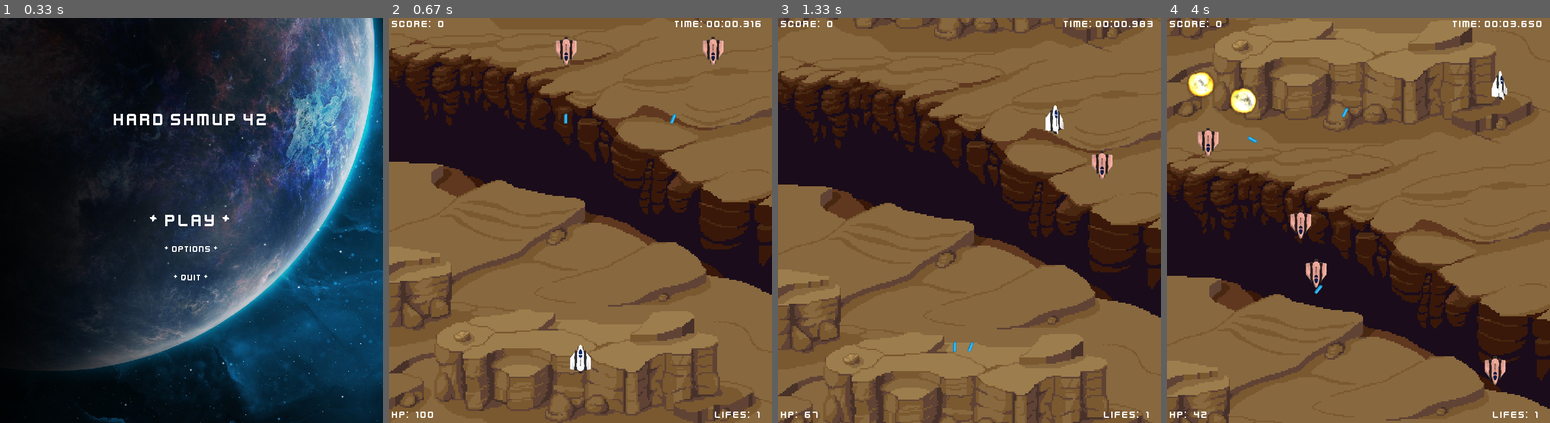
Above: before the commit, frames 1-4 (left to right).
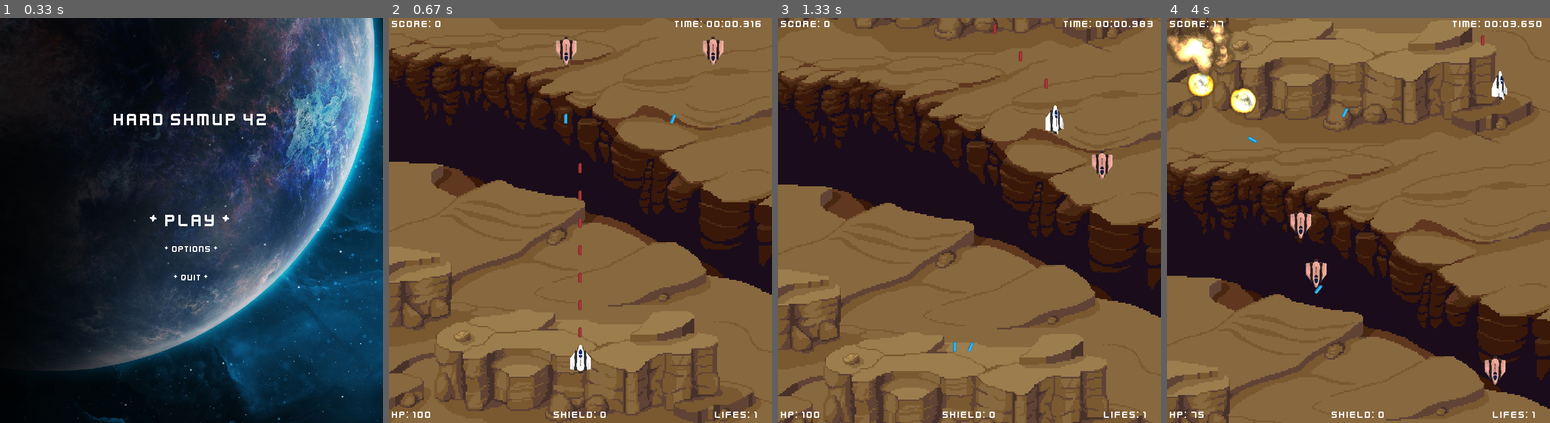
Above: after the commit, the same moments.

Repository: 2ndcouteau/Py_shmup
Game: pygame game, started from srcs/main.py
Same seed, same stepped clock (60 frames per second), same inputs: the game is played once before the commit and once after it.
Inputs:
- Up to frame 1 (0.33 s): no input
- Up to frame 2 (0.67 s): tap Enter at 0.33 s
- Up to frame 3 (1.33 s): hold Up 0.67-1.13 s; hold Right from 1.17 s (still down)
- Up to frame 4 (4 s): release Right at 1.63 s; hold Left 1.67-2.2 s; tap E at 1.82, 3.15 s; hold Down 2.23-2.53 s; hold Left 2.57-2.97 s; hold Up 3-3.37 s; hold Right from 3.4 s (still down)

Frame 1 is identical in both runs. In frame 2, 0.4% of the frame differs, in the area x 6-97%, y 0-99%; in frame 3, 0.3%; in frame 4, 1.7%, in the area x 0-97%, y 0-99%.

Commit message:
[ADD] Shield, player can received 1 hit by shield point [ADD] Slowmotion, all animations are slown exept for player moves [FIX] kill correctly all entities which quit the window: shoots, enemies and items [UPDATE] Init player damage timer for all start situation [UPDATE] Because of slowmotion, add param speed_game and apply it in move() entities exept player

Diff:
--- a/srcs/class_Enemy.py
+++ b/srcs/class_Enemy.py
@@ -81,10 +81,10 @@
 		if (self.timer <= 0):
 			Shoot(self.g, ENEMIES, self.speed * 2, self.rect.centerx, self.rect.bottom)
 			# Reset the countdown shoot timer + salt time
-			self.timer = ENEMIES_SHOOT_FREQUENCY + randint(0, 1000)
+			self.timer = (ENEMIES_SHOOT_FREQUENCY + randint(0, 1000)) / self.g.speed_game
 
 	def move(self, direction):
-		self.rect = self.rect.move(direction[0] * self.speed, direction[1] * self.speed)
+		self.rect = self.rect.move(direction[0] * self.speed * self.g.speed_game, direction[1] * self.speed * self.g.speed_game)
 
 	def update(self):
 		self.move(DOWN)
--- a/srcs/class_Game.py
+++ b/srcs/class_Game.py
@@ -15,7 +15,7 @@
 from class_Text			import Text_main_menu, Text_level_menu, Text_level
 from class_Menu			import Main_menu, Level_menu, Death_menu, Gameover_menu, Opt_level_menu
 
-from constants			import (X_WINDOW, Y_WINDOW,
+from constants			import (X_WINDOW, Y_WINDOW, NORMAL_SPEED_GAME,
 								ENEMIES_SPAWN_FREQUENCY, NEUTRALS_SPAWN_FREQUENCY,
 								F_GAME, F_MAIN_MENU, F_LEVEL_MENU,
 								IMG_LEVEL1_BACKGROUND, IMG_MAIN_MENU_BACKGROUND,
@@ -82,9 +82,10 @@
 		# self.music_channel_level = pygame.mixer.Channel(0)
 		# self.music_channel_main_menu = pygame.mixer.Channel()
 		self.opt_music = False
-		self.opt_sfx = False
-		self.opt_autoshoot = False
-
+		self.opt_sfx = True
+		self.opt_autoshoot = True
+
+		self.speed_game = NORMAL_SPEED_GAME
 
 		music.load(os.path.join(sounds_folder, 'main_menu_music.wav'))
 		music.set_volume(100)
--- a/srcs/class_Items.py
+++ b/srcs/class_Items.py
@@ -49,7 +49,9 @@
 			Items(g, position)
 
 	def move(self, direction):
-		self.rect = self.rect.move(direction[0] * self.speed, direction[1] * self.speed)
+		self.rect = self.rect.move(direction[0] * self.speed, direction[1] * self.speed * self.g.speed_game)
 
 	def update(self):
 		self.move(DOWN)
+		if (self.rect.top > Y_WINDOW):
+			self.kill()
--- a/srcs/class_Player.py
+++ b/srcs/class_Player.py
@@ -8,15 +8,17 @@
 from class_Entities	import Entities
 from class_Shoot	import Simple_shot, Double_shots, Triple_shots
 from constants		import (X_WINDOW, Y_WINDOW,
+							SLOW_SPEED_GAME, NORMAL_SPEED_GAME, SLOWMOTION_TIME,
 							LEFT, RIGHT,
 							IMG_PLAYER, IMG_PLAYER_SPRITES,
 							PLAYER_HP, PLAYER_HP_MAX, PLAYER_LIVES,
 							W_SIMPLE, W_DOUBLE, W_TRIPLE,
+							INIT_SHIELD,
 							TYPE_HP, TYPE_LIFE, TYPE_SHIELD, TYPE_WEAPON, TYPE_SLOWMOTION, TYPE_INVULNERABILITY,
 							ALLIES,
 							PLAYER_SHOOT_FREQUENCY,
 							PLAYER_FRAME_RATE,
-							DAMAGE_INVULNERABILITY_TIME, ITEM_DAMAGE_INVULNERABILITY_TIME)
+							INIT_DAMAGE_INVULNERABILITY_TIME, DAMAGE_INVULNERABILITY_TIME, ITEM_DAMAGE_INVULNERABILITY_TIME)
 
 class Player(Entities):
 
@@ -24,9 +26,11 @@
 		Entities.__init__(self, _hp = PLAYER_HP, _lives = PLAYER_LIVES, _speed = 15, _type = ALLIES)
 		self.name = "Player"
 
-		self.timer = 0
 		self.timer_shoot = 0
 		self.timer_damage = 0
+		self.timer_animation = 0
+		self.timer_slowmotion = 0
+
 		self.sound_shoot = g.sound_shoot
 		self.sound_shoot.set_volume(0.5)
 		self.direction = None
@@ -38,6 +42,7 @@
 		self.range_right = 10 # min: 0, max: 15
 		# self.weapon = W_SIMPLE
 		self.weapon = W_SIMPLE
+		self.shield = INIT_SHIELD
 		self.g = g
 
 		# Load all sprites positions
@@ -104,8 +109,11 @@
 
 	def take_dammage(self, g, dammage):
 		if (self.timer_damage <= 0):
-			self.hp -= dammage
-			self.timer_damage = DAMAGE_INVULNERABILITY_TIME
+			if (self.shield > 0):
+				self.shield -= 1
+			else :
+				self.hp -= dammage
+				self.timer_damage = DAMAGE_INVULNERABILITY_TIME
 
 	def init_game(self, g):
 		# Init player position and spec
@@ -114,7 +122,8 @@
 		self.hp = PLAYER_HP
 		self.lives = PLAYER_LIVES
 		self.weapon = W_SIMPLE
-		self.timer_damage = 0
+		self.shield = INIT_SHIELD
+		self.timer_damage = INIT_DAMAGE_INVULNERABILITY_TIME
 
 		# if self.lives < 0:
 		self.start_time = time.time()
@@ -131,7 +140,8 @@
 		self.rect.y = Y_WINDOW - 150
 		self.hp = PLAYER_HP
 		self.weapon = W_SIMPLE
-		self.timer_damage = 0
+		self.shield = INIT_SHIELD
+		self.timer_damage = INIT_DAMAGE_INVULNERABILITY_TIME
 
 		g.sprites_players.add(self)
 		g.all_sprites.add(self)
@@ -143,7 +153,8 @@
 		self.rect.y = Y_WINDOW - 150
 		self.hp = PLAYER_HP
 		self.weapon = W_SIMPLE
-		self.timer_damage = 0
+		self.shield = INIT_SHIELD
+		self.timer_damage = INIT_DAMAGE_INVULNERABILITY_TIME
 
 		self.start_time = time.time()
 		self.time = time.time()
@@ -160,9 +171,9 @@
 		self.rect.center = center
 
 	def manage_direction_animation(self):
-		self.timer -= self.g.dt
+		self.timer_animation -= self.g.dt
 		if (self.direction is not None) : # Animation from player input
-			if (self.timer <= 0):
+			if (self.timer_animation <= 0):
 				if (self.direction == RIGHT):
 					if ((self.range + 1) < self.range_right):
 						self.range += 6 if (self.range < 0) else 1
@@ -171,7 +182,7 @@
 					if ((self.range - 1) > self.range_left):
 						self.range -= 6 if (self.range > 0) else 1
 						self.update_image()
-				self.timer = self.frame_rate
+				self.timer_animation = self.frame_rate
 				self.direction = None
 		else :		# Animation without player input
 			if (self.range != 0):
@@ -188,14 +199,15 @@
 		self.lives += 1
 
 	def get_shield(self):
-		print("item shield")
+		self.shield += 1
 
 	def get_weapon(self):
 		if (self.weapon < W_TRIPLE):
 			self.weapon += 1
 
 	def get_slowmotion(self):
-		print("item slowmotion")
+		self.g.speed_game = SLOW_SPEED_GAME
+		self.timer_slowmotion = SLOWMOTION_TIME
 
 	def get_invulnerability(self):
 		self.timer_damage = ITEM_DAMAGE_INVULNERABILITY_TIME
@@ -207,6 +219,9 @@
 	def update(self):
 		self.time = time.time() - self.start_time
 		self.timer_damage -= self.g.dt
+		self.timer_slowmotion -= self.g.dt
+		if (self.timer_slowmotion < 1):
+			self.g.speed_game = NORMAL_SPEED_GAME
 		if (self.g.opt_autoshoot == True):
 			self.shoot(self.g)
 		self.manage_direction_animation()
--- a/srcs/class_Shoot.py
+++ b/srcs/class_Shoot.py
@@ -28,6 +28,7 @@
 			self.image = IMG_LASER_PLAYER.convert_alpha()
 			self.sound = None
 
+		self.g = g
 
 		# Scale player ship
 		self.size = self.image.get_size()	# Returns tupple
@@ -78,21 +79,22 @@
 
 
 	def move(self):
-		self.rect = self.rect.move(self.direction[0] * self.speed, self.direction[1] * self.speed)
+		self.rect = self.rect.move(self.direction[0] * self.speed, self.direction[1] * (self.speed * self.g.speed_game))
 
 	def update(self):
 		self.move()
 
 		# If the shoot go out the window, unreference it
-		if (self.rect.top > Y_WINDOW and self.type == ENEMIES):
-			self.kill()
+		if (self.type == ENEMIES):
+			if (self.rect.top > Y_WINDOW or self.rect.bottom < -20 or self.rect.left > X_WINDOW or self.rect.right < 0):
+				self.kill()
 		elif (self.rect.bottom < 0 and self.type == ALLIES):
 			self.kill()
 
 class Simple_shot():
 	def __init__(self, g, type, shooter):
 		self.name = "Simple shot"
-		Shoot(g, type, shooter.speed + 1, shooter.rect.centerx + 7, shooter.rect.top)
+		Shoot(g, type, shooter.speed + 1, shooter.rect.centerx, shooter.rect.top)
 
 class Double_shots():
 	def __init__(self, g, type, shooter):
--- a/srcs/class_Text.py
+++ b/srcs/class_Text.py
@@ -9,7 +9,7 @@
 from constants			import (Y_WINDOW, X_WINDOW,
 								FONT,
 								WHITE, BLACK, RED, GREEN, BLUE, YELLOW,
-								POS_HP, POS_LIVES, POS_SCORE, POS_TIME,
+								POS_HP, POS_LIVES, POS_SCORE, POS_TIME, POS_SHIELD,
 								TITLE_MENU, PLAY, OPTIONS_MAIN, QUIT,
 								RESUME, RESTART, OPTIONS_LEVEL, MAIN_MENU,
 								REMAINING_LIVES, CONTINUE, RESTART_DEATH, OPTIONS_DEATH, MAIN_MENU_DEATH,
@@ -98,16 +98,18 @@
 		self.all_text.insert(POS_LIVES, Text_line(self.font_size, "Lifes: {0}".format(str(g.player.lives)), ((X_WINDOW - 100), Y_WINDOW - self.y_bottom_offset), cx=False, cy=False))
 		self.all_text.insert(POS_SCORE, Text_line(self.font_size, "Score: {0}".format(str(g.player.score)), (self.x_left_offset, 0), cx=False, cy=False))
 		self.all_text.insert(POS_TIME, Text_line(self.font_size, "Time: {0}".format(self.str_time), ((X_WINDOW - self.x_right_time_offset), 0), cx=False, cy=False))
+		self.all_text.insert(POS_SHIELD, Text_line(self.font_size, "Shield: {0}".format(str(g.player.shield)), ((X_WINDOW / 2), Y_WINDOW - self.y_bottom_offset), cx=True, cy=False))
 
 		self.len_all_text = len(self.all_text)
 
 	def update(self):
 		self.str_time = time.strftime("%M:%S.", time.gmtime(self.g.player.time)) + str(repr(self.g.player.time).split('.')[1][:3])
 
-		self.all_text[POS_HP] = Text_line(self.font_size, ' '.join(["Hp: ", str(self.g.player.hp)]), (self.x_left_offset, Y_WINDOW - self.y_bottom_offset), cx=False, cy=False)
-		self.all_text[POS_LIVES] = Text_line(self.font_size, ' '.join(["Lifes: ", str(self.g.player.lives)]), ((X_WINDOW - self.x_right_life_offset), Y_WINDOW - self.y_bottom_offset), cx=False, cy=False)
-		self.all_text[POS_SCORE] = Text_line(self.font_size, ' '.join(["Score: ", str(self.g.player.score)]), (self.x_left_offset, 0), cx=False, cy=False)
+		self.all_text[POS_HP] = Text_line(self.font_size, "Hp: {0}".format(str(self.g.player.hp)), (self.x_left_offset, Y_WINDOW - self.y_bottom_offset), cx=False, cy=False)
+		self.all_text[POS_LIVES] = Text_line(self.font_size, "Lifes: {0}".format(str(self.g.player.lives)), ((X_WINDOW - self.x_right_life_offset), Y_WINDOW - self.y_bottom_offset), cx=False, cy=False)
+		self.all_text[POS_SCORE] = Text_line(self.font_size, "Score: {0}".format(str(self.g.player.score)), (self.x_left_offset, 0), cx=False, cy=False)
 		self.all_text[POS_TIME] = Text_line(self.font_size, "Time: {0}".format(self.str_time), (X_WINDOW - self.x_right_time_offset, 0), cx=False, cy=False)
+		self.all_text[POS_SHIELD] = Text_line(self.font_size, "Shield: {0}".format(str(self.g.player.shield)), ((X_WINDOW / 2), Y_WINDOW - self.y_bottom_offset), cx=True, cy=False)
 
 class Text_menu():
 	def __init__(self, offset):
--- a/srcs/constants.py
+++ b/srcs/constants.py
@@ -104,6 +104,7 @@
 EXPLOSION_FRAME_RATE = 1000 / 60
 PLAYER_FRAME_RATE = 1000 / 60
 
+INIT_DAMAGE_INVULNERABILITY_TIME = 3000 # 750
 DAMAGE_INVULNERABILITY_TIME = 750 # 750
 ITEM_DAMAGE_INVULNERABILITY_TIME = 10000 # 10s
 
@@ -114,12 +115,19 @@
 HIT_SHOT_ENNEMIES = 25
 HIT_SHIP_ENNEMIES = 33
 HIT_SHOT_PLAYER = 17
+INIT_SHIELD = 0
 
 
 ## WEAPON
 W_SIMPLE = 0
 W_DOUBLE = 1
 W_TRIPLE = 2
+
+## SLOWMOTION
+NORMAL_SPEED_GAME = 1
+SLOW_SPEED_GAME = 0.5
+SLOWMOTION_TIME = 5000
+
 
 #############################
 ## ARRAY GAME LINE POSITION #
@@ -128,6 +136,7 @@
 POS_LIVES = 1
 POS_SCORE = 2
 POS_TIME = 3
+POS_SHIELD = 4
 							#
 #############################
 ## ARRAY MENU LINE POSITION##
--- a/srcs/main.py
+++ b/srcs/main.py
@@ -42,6 +42,10 @@
 			g.level_text.update()
 			Layout.draw_level_sprites(Layout, g)
 
+			## DEBUG
+			print("nb all sprites == {0}".format(str(len(g.all_sprites))))
+			print("FPS : {0}".format(str(clock.get_fps())))
+
 		elif (g.mode is F_DEATH_MENU):
 			Layout.draw_death_menu_sprites(Layout, g)
 			Event.manage(Event, g)
Not shown, changed: todo.md
